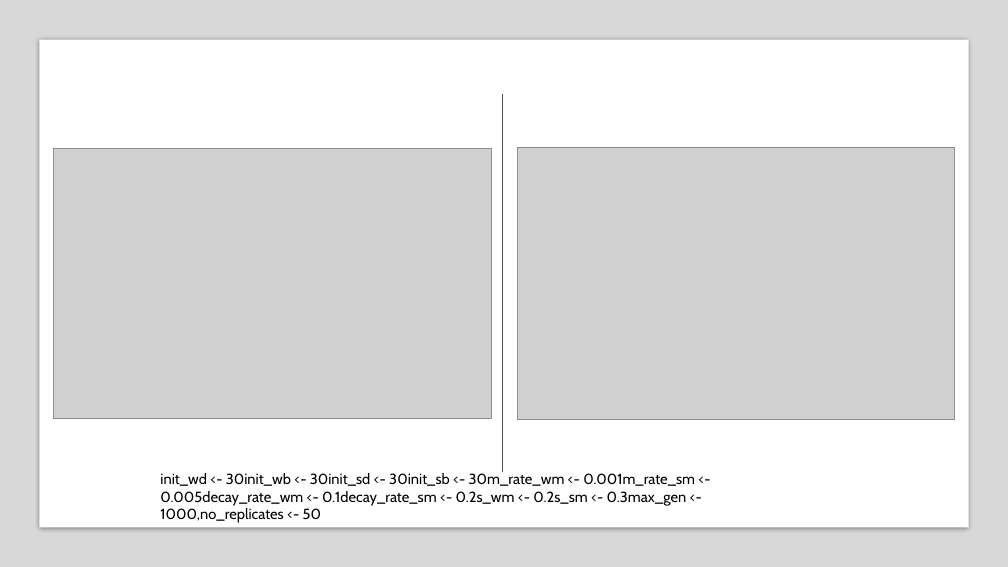
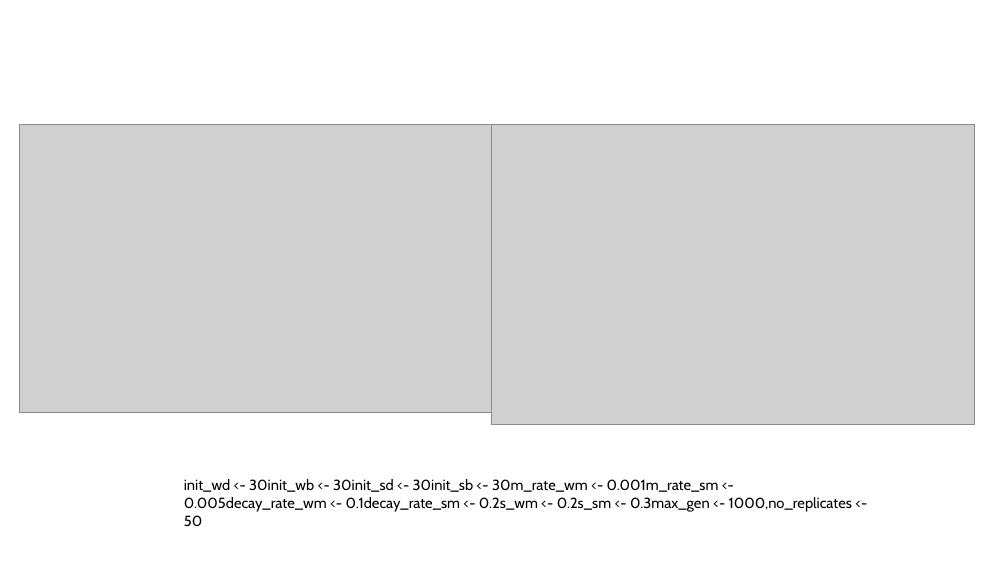
Before and after one commit to Julia-Eggenschwiler/THEEproject_Jaelle_Julia, a slide deck: slide 12 of THEE_project.pptx. Drawn at 1008x567 pixels with LibreOffice and Linux fonts; fonts in the diff are those of the drawing; grey boxes stand for pictures. Boxes give left, top, right and bottom in pixels: in the first picture for what was removed or moved away, otherwise in the second. Text is boxed around its words. In the diff, an @@ line names an element or a change of style, - is before the commit and + after.

Commit message:
update

```diff
--- a/THEE_project.pptx
+++ b/THEE_project.pptx
@@ rectangle removed at bbox=[0, 0, 1008, 567] @@
@@ rectangle removed at bbox=[39, 40, 969, 528] @@
@@ line removed from (503, 95) to (503, 473) @@
@@ picture: place and size @@
-picture at bbox=[53, 149, 491, 418]
+picture at bbox=[20, 124, 491, 413]
@@ picture: place and size @@
-picture at bbox=[517, 147, 955, 419]
+picture at bbox=[491, 124, 975, 424]
@@ text "init_wd <- 30init_wb <- 30init_sd ..." rewrapped from bbox=[160, 471, 695, 523] to bbox=[184, 479, 852, 526] @@
```
Also in this commit, not shown: 4 other slides changed, 2 slides added, 1 slide removed.
